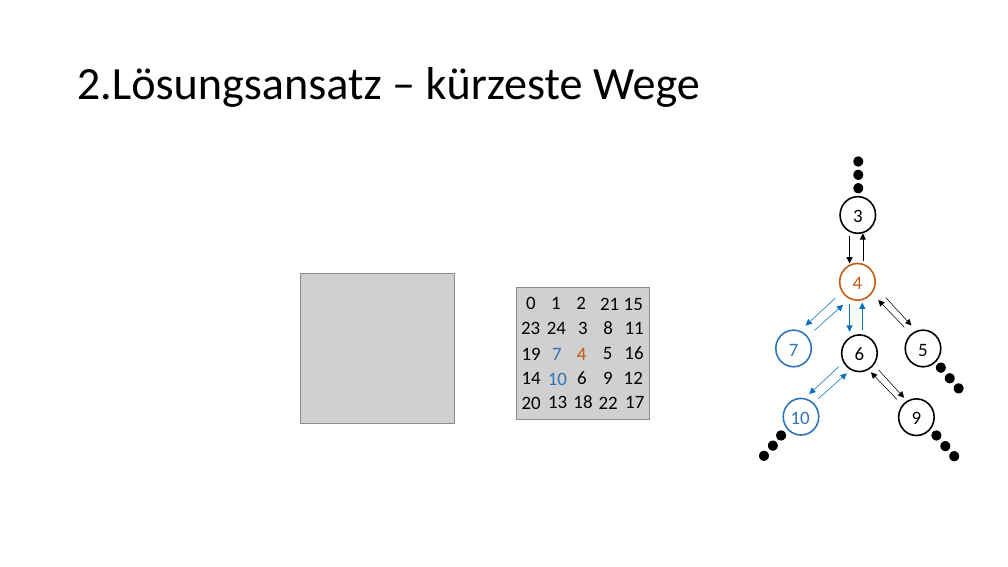
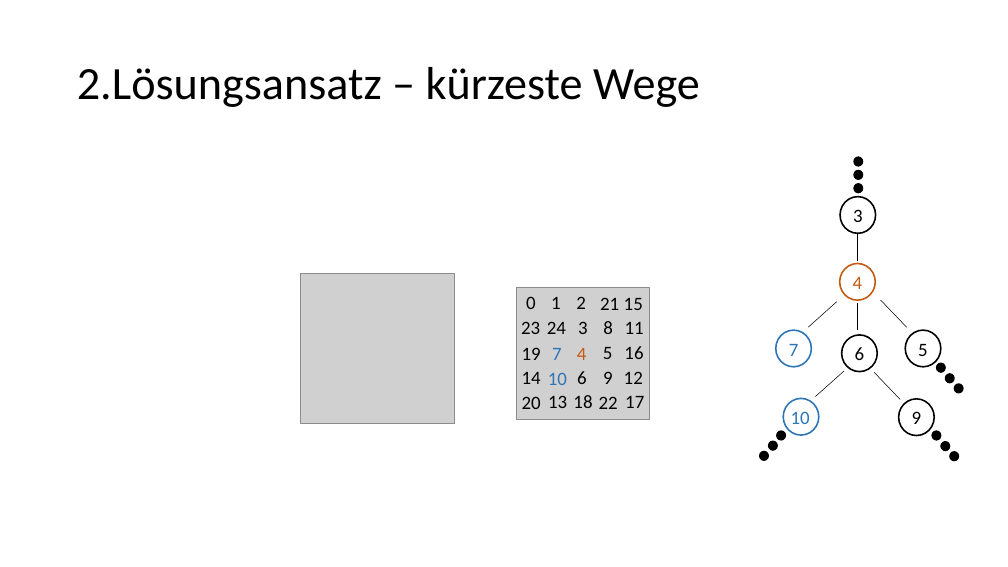
Before and after one commit to EiS94/Programmierwettbewerb, a slide deck: slide 15 of Präsentation/Präsentation.pptx. Drawn at 1008x567 pixels with LibreOffice and Linux fonts; fonts in the diff are those of the drawing; grey boxes stand for pictures. Boxes give left, top, right and bottom in pixels: in the first picture for what was removed or moved away, otherwise in the second. Text is boxed around its words. In the diff, an @@ line names an element or a change of style, - is before the commit and + after.

Commit message:
Präsentation 2. Lösungsansatz verbessert

```diff
--- a/Präsentation/Präsentation.pptx
+++ b/Präsentation/Präsentation.pptx
@@ arrow moved from (863, 261) - (863, 234) to (858, 261) - (858, 234) @@
@@ arrow (858, 261) - (858, 234): arrow to line @@
@@ arrow moved from (814, 330) - (843, 305) to (808, 327) - (837, 302) @@
@@ arrow (808, 327) - (837, 302): arrow to line; stroke #0070C0 0.5 pt to #000000 0.5 pt @@
@@ arrow moved from (863, 330) - (863, 302) to (858, 330) - (858, 302) @@
@@ arrow (858, 330) - (858, 302): arrow to line; stroke #0070C0 0.5 pt to #000000 0.5 pt @@
@@ arrow (907, 327) - (881, 300): arrow to line @@
@@ group removed at [806,236,912,398]: 6 arrows @@
@@ arrow moved from (818, 399) - (847, 374) to (816, 397) - (844, 371) @@
@@ arrow (816, 397) - (844, 371): arrow to line; stroke #0070C0 0.5 pt to #000000 0.5 pt @@
@@ arrow moved from (898, 399) - (871, 372) to (901, 399) - (874, 372) @@
@@ arrow (901, 399) - (874, 372): arrow to line @@
```
Also in this commit, not shown: 3 other slides changed, 7 slides added.
